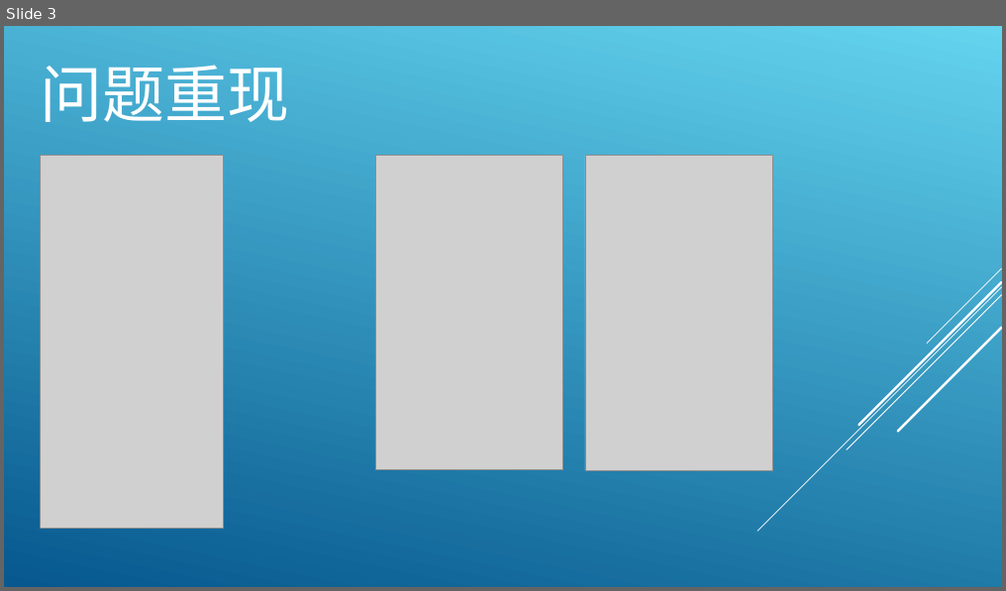
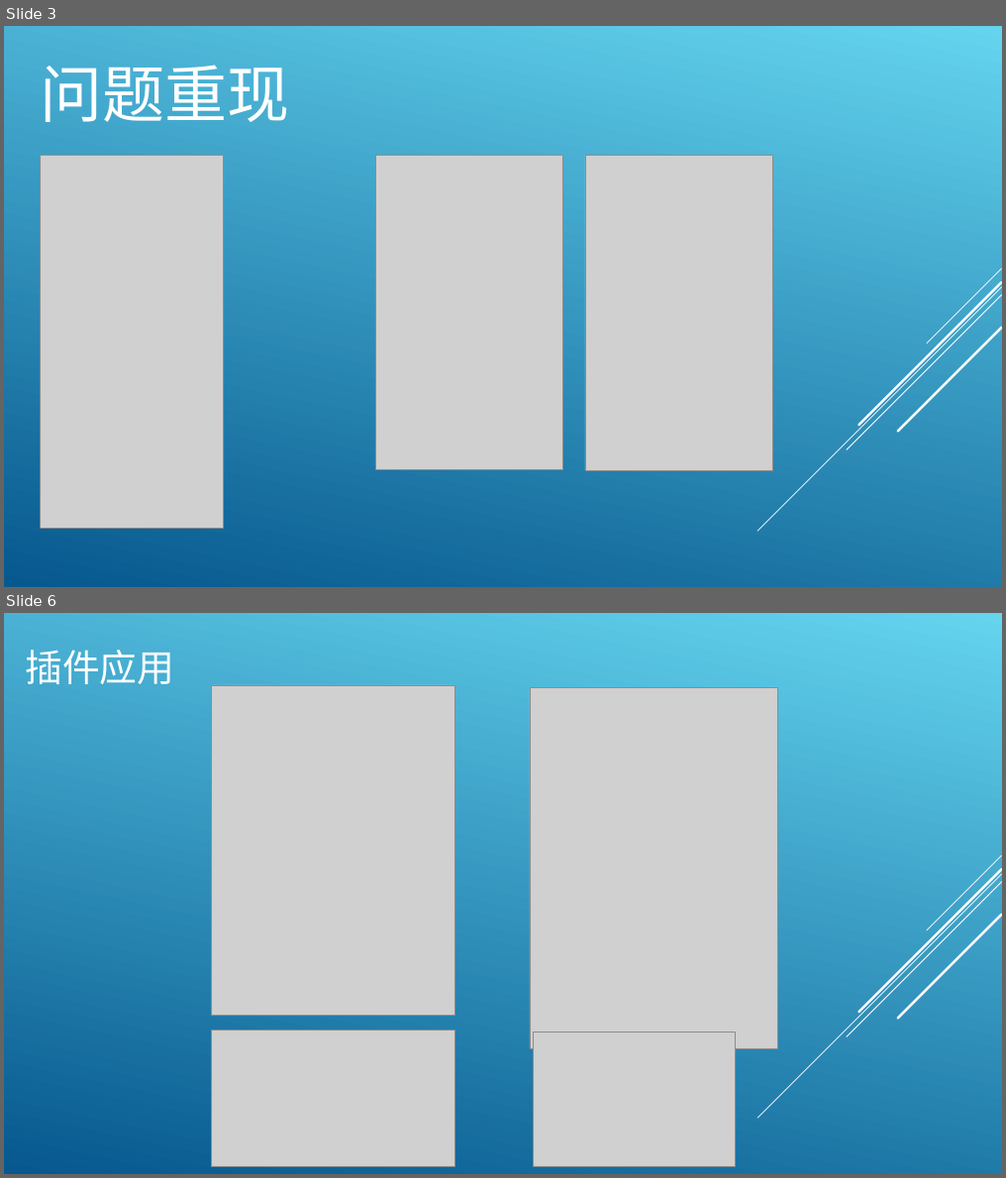
Before and after one commit to tlx6550/gulp-webpack-html-demo, a slide deck: fingerMover2.ppt. Shown one above the other, each under a label of ours: slide 3 before the commit, slides 3 and 6 after it; the slides between them are not shown. The pictures are 1006x591 and 1006x1178 pixels, drawn with LibreOffice and Linux fonts; fonts in the diff are those of the drawing; grey boxes stand for pictures. Boxes give left, top, right and bottom in pixels: in the first picture for what was removed or moved away, otherwise in the second. Text is boxed around its words. In the diff, an @@ line names an element or a change of style, - is before the commit and + after.

```diff
--- a/fingerMover2.ppt
+++ b/fingerMover2.ppt
@@ slide 6 added at (4,613,1002,1174), background gradient #64D4EF to #06588E; not listed: 5 template elements that a slide beside it also shows @@
@@ text added at (25,650,174,684), 36 pt, text #FFFFFF @@
+插件应用
@@ picture added at (211,685,455,1016) @@
@@ picture added at (529,688,777,1049) @@
@@ picture added at (211,1030,455,1166) @@
@@ picture added at (534,1032,736,1166) @@
```
Also in this commit, not shown: 1 slide changed, 5 other slides added, 3 other files.
